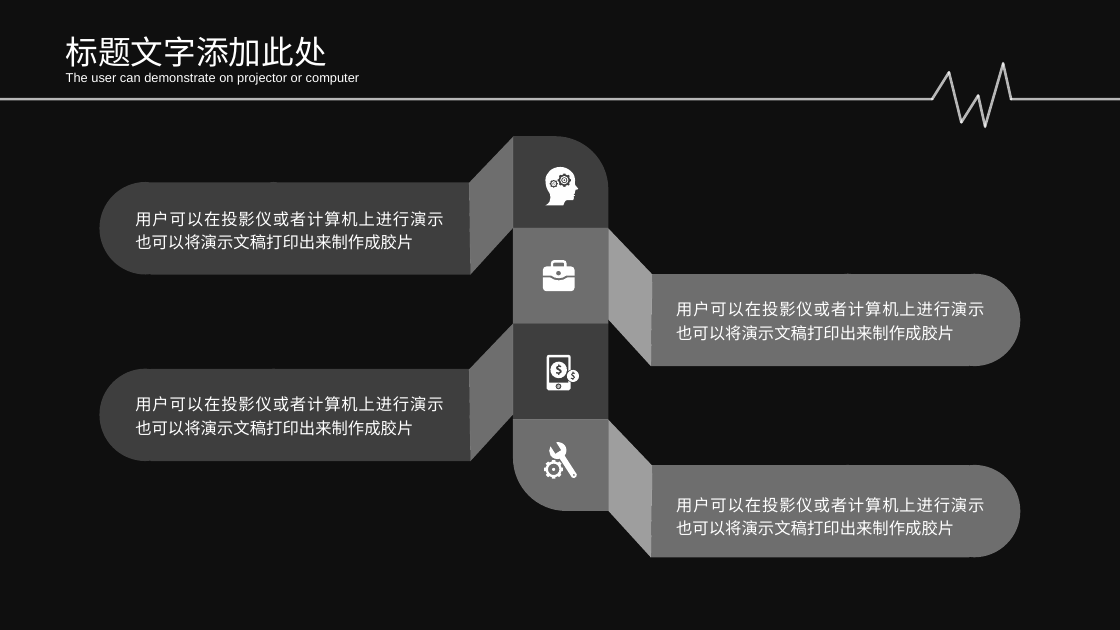
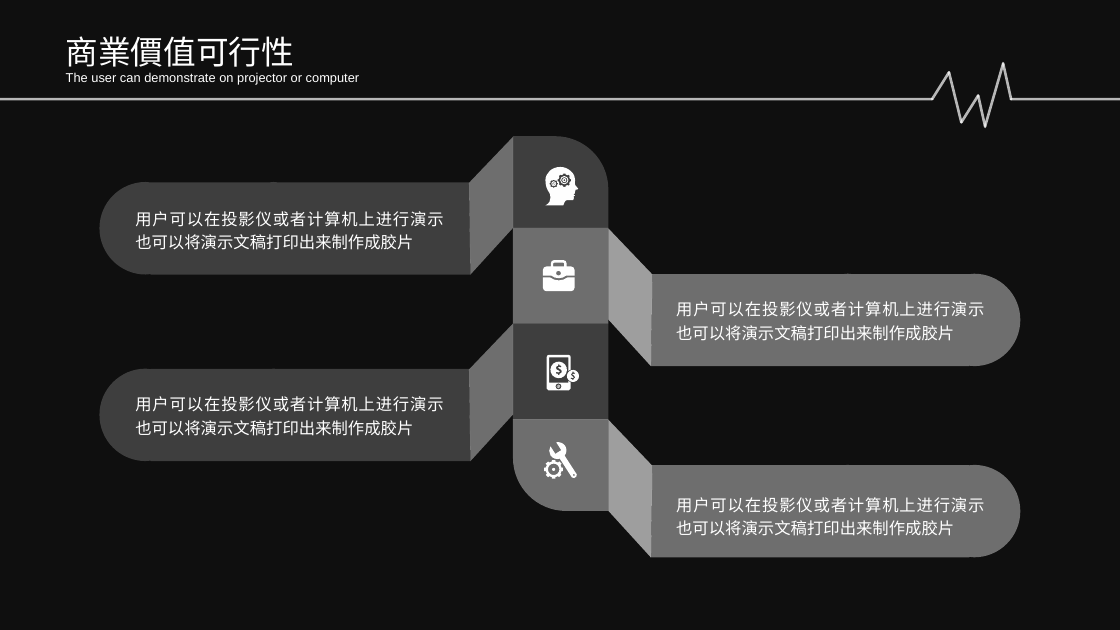
Before and after one commit to Sikako/hackthon, a slide deck: slide 7 of bigdata.pptx. Drawn at 1120x630 pixels with LibreOffice and Linux fonts; fonts in the diff are those of the drawing; background and template pictures are left out; a plain dark background stands for a picture behind light text. Boxes give left, top, right and bottom in pixels: in the first picture for what was removed or moved away, otherwise in the second. Text is boxed around its words. In the diff, an @@ line names an element or a change of style, - is before the commit and + after.

```diff
--- a/bigdata.pptx
+++ b/bigdata.pptx
@@ text at (66,36,294,73): text changed @@
-标题文字添加此处
+商業價值可行性
```
Also in this commit, not shown: 3 other slides changed.
